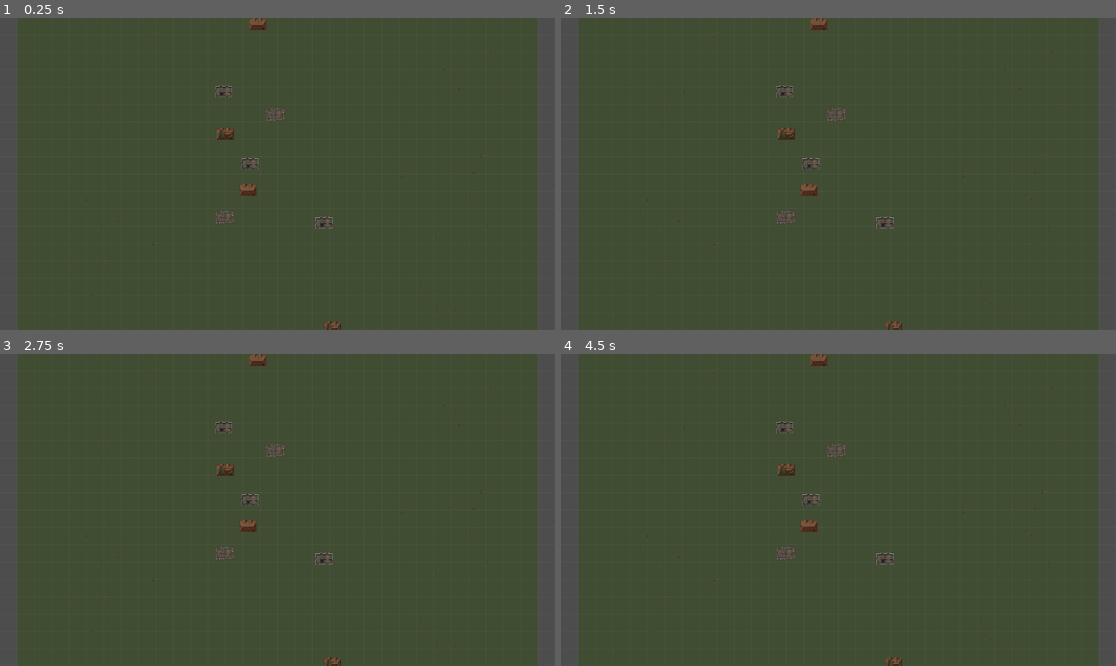
Above: before the commit, frames 1-4 (two rows, left to right).
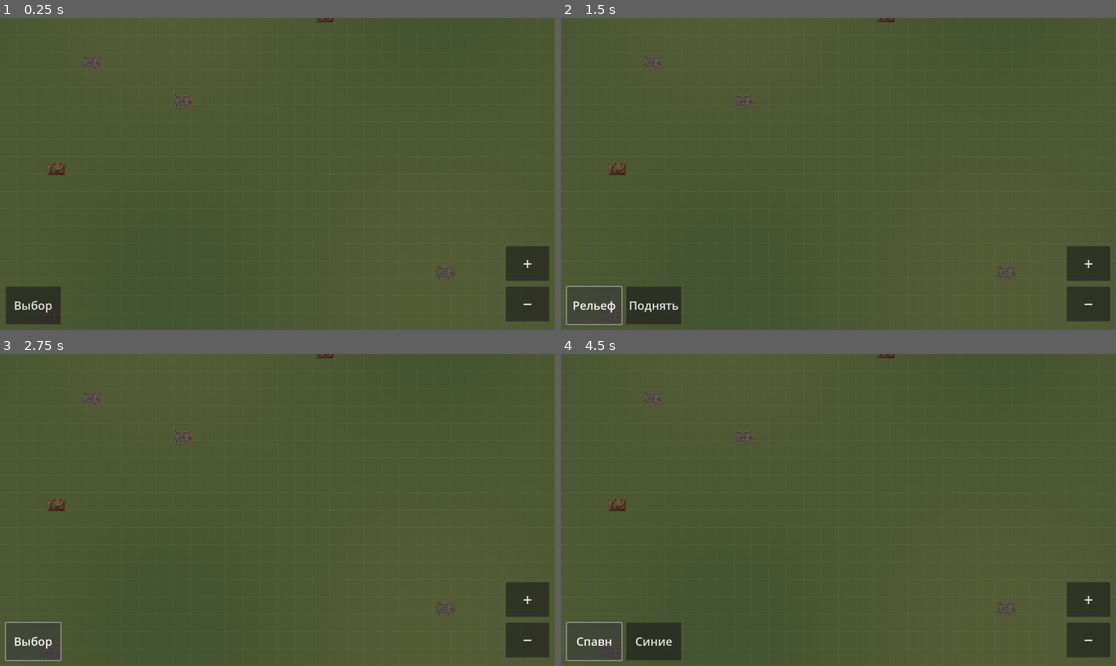
Above: after the commit, the same moments.

Repository: tryk32883-lab/tactical-war
Game: Godot game, scene res://scenes/main.tscn
The game is run twice, just before and just after one commit, with the same random seed, the same clock (stepped at 60 frames per second) and the same inputs.
Inputs (mouse positions are in pixels of both pictures, inside the frame that each line leads up to):
- Up to frame 1 (0.25 s): no input
- Up to frame 2 (1.5 s): click (594, 305) at 0.5 s, where only the run after the commit has a clickable "Выбор"; click (594, 305) at 1.25 s, where only the run after the commit has a clickable "Спавн"
- Up to frame 3 (2.75 s): click (33, 641) at 2 s, where only the run after the commit has a clickable "Рельеф"
- Up to frame 4 (4.5 s): click (1088, 600) at 2.75 s, where only the run after the commit has a clickable "+"; click (1088, 641) at 3.5 s, where only the run after the commit has a clickable "−"; click (594, 641) at 4.25 s, where only the run after the commit has a clickable "Выбор"

The runs differ from the first frame. In frame 1, 9.2% of the frame differs, in the area x 0-100%, y 0-100%; in frame 2, 9.4%; in frame 3, 8.2%; in frame 4, 9.4%.

Commit message:
Update main.gd

Diff:
--- a/scripts/main.gd
+++ b/scripts/main.gd
@@ -1,32 +1,51 @@
 extends Node2D
 
-# Срез: карта 300 x 300 м, пехота и дома.
-# 1 метр = PX пикселей мира.
+# Тактика: карта 600 x 600 м. 1 метр = PX пикселей мира.
 
 const PX: float = 4.0
-const MAP_SIZE: float = 300.0
-const SOLDIERS_PER_TEAM: int = 50
-const SPEED: float = 3.0
-const SELECT_RADIUS: float = 3.0
+const MAP_SIZE: float = 600.0
 const GRID_STEP: float = 10.0
 const TAP_MAX_MOVE: float = 15.0
-const CHUNK_SIZE: float = 50.0
+const SELECT_RADIUS: float = 3.0
+const SPEED: float = 3.0
 const SPRITE_SIZE: float = 14.0
 const FRAME_TIME: float = 0.12
-const HOUSE_COUNT: int = 12
+const START_PER_TEAM: int = 50
+const MAX_SOLDIERS: int = 600
+const SPAWN_INTERVAL: float = 0.12
+const CHUNK: float = 20.0
+const SHOOT_RANGE: float = 40.0
+const SHOOT_COOLDOWN: float = 0.8
+const HIT_CHANCE: float = 0.25
+const TRACER_EVERY: int = 4
+const TRACER_MAX: int = 200
+const TRACER_SPEED: float = 2.5
+const BUCKET_REBUILD: float = 0.25
+
+const TERRAIN_CELL: float = 3.0
+const TERRAIN_N: int = 200
+const HEIGHT_MIN: float = -8.0
+const HEIGHT_MAX: float = 12.0
+const BRUSH_RADIUS: float = 6.0
+const BRUSH_RATE: float = 6.0
+
+const HOUSE_COUNT: int = 20
+const HOUSE_W_M: float = 13.0
+const HOUSE_H_M: float = 10.0
+const HOUSE_W: float = 104.0
+const HOUSE_H: float = 80.0
+
+const MIN_ZOOM: float = 0.25
+const MAX_ZOOM: float = 64.0
+const SHARP_ZOOM: float = 4.0
+const BUTTON_ZOOM_STEP: float = 1.6
 
 const INFANTRY_TEX_PATH: String = "res://assets/infantry.png"
 const HOUSE_TEX_PATH: String = "res://assets/house_tiles.png"
 const CELL: float = 64.0
-const HOUSE_W: float = 104.0
-const HOUSE_H: float = 80.0
-const HOUSE_SCALE: float = 0.5
-
-# Кадры листа (колонка, строка), считаем с нуля.
+
 const STAND_ARMED: Vector2i = Vector2i(5, 8)
 const PRONE_ARMED: Vector2i = Vector2i(0, 7)
-const SHOOT_PRONE: Vector2i = Vector2i(0, 8)
-const SUPPRESSED: Vector2i = Vector2i(5, 0)
 const DEAD: Vector2i = Vector2i(5, 2)
 const WALK_ARMED: Array = [
 	Vector2i(0, 9), Vector2i(1, 9), Vector2i(2, 9),
@@ -41,23 +60,42 @@
 	Vector2i(3, 1), Vector2i(4, 1), Vector2i(5, 1),
 ]
 
+const MODE_NAMES: Array = ["Выбор", "Спавн", "Рельеф"]
+
 var cam: Camera2D
 var infantry_tex: Texture2D
 var house_tex: Texture2D
+var terrain_img: Image
+var terrain_tex: ImageTexture
+var terrain: PackedFloat32Array = PackedFloat32Array()
+var terrain_dirty: bool = false
 var soldiers: Array = []
 var houses: Array = []
+var tracers: Array = []
+var buckets: Dictionary = {}
+var bucket_timer: float = 0.0
 var touches: Dictionary = {}
 var moved_during_touch: float = 0.0
 var last_pinch_dist: float = 0.0
+var mode_index: int = 0
+var spawn_team: int = 0
+var brush_sign: float = 1.0
+var brushing: bool = false
+var brush_pos: Vector2 = Vector2.ZERO
+var spawn_timer: float = 0.0
+var mode_btn: Button
+var extra_btn: Button
 
 
 func _ready() -> void:
 	infantry_tex = load(INFANTRY_TEX_PATH) as Texture2D
 	house_tex = load(HOUSE_TEX_PATH) as Texture2D
 	if infantry_tex == null:
-		push_error("Нет спрайта пехоты: " + INFANTRY_TEX_PATH)
+		push_error("Нет спрайта пехоты")
 	if house_tex == null:
-		push_error("Нет спрайтов домов: " + HOUSE_TEX_PATH)
+		push_error("Нет спрайтов домов")
+
+	_init_terrain()
 
 	cam = Camera2D.new()
 	cam.position = Vector2(MAP_SIZE, MAP_SIZE) * PX * 0.5
@@ -65,113 +103,315 @@
 	add_child(cam)
 	cam.make_current()
 
+	_make_ui()
+
 	for team in [0, 1]:
-		for i in SOLDIERS_PER_TEAM:
-			var x: float
-			if team == 0:
-				x = randf_range(20.0, 80.0)
-			else:
-				x = randf_range(220.0, 280.0)
-			var y: float = randf_range(20.0, 280.0)
-			var r: float = randf()
-			var st: String = "stand"
-			if r < 0.02:
-				st = "dead"
-			elif r < 0.06:
-				st = "wounded"
-			elif r < 0.12:
-				st = "suppressed"
-			elif r < 0.20:
-				st = "prone"
-			soldiers.append({
-				"pos": Vector2(x, y),
-				"target": Vector2.ZERO,
-				"has_target": false,
-				"team": team,
-				"selected": false,
-				"state": st,
-				"anim_t": randf() * 2.0,
-			})
+		for i in START_PER_TEAM:
+			var x: float = randf_range(40.0, 120.0) if team == 0 else randf_range(480.0, 560.0)
+			_spawn_soldier(Vector2(x, randf_range(60.0, 540.0)), team)
 
 	for i in HOUSE_COUNT:
+		var variant: int = [0, 2, 3][i % 3]
 		houses.append({
-			"pos": Vector2(randf_range(110.0, 190.0), randf_range(20.0, 280.0)),
-			"variant": i % 4,
+			"pos": Vector2(randf_range(160.0, 440.0), randf_range(60.0, 540.0)),
+			"variant": variant,
+			"occ0": 0,
+			"occ1": 0,
 		})
 
 
-func chunk_of(p: Vector2) -> Vector2i:
-	return Vector2i(floor(p.x / CHUNK_SIZE), floor(p.y / CHUNK_SIZE))
+func _init_terrain() -> void:
+	terrain.resize(TERRAIN_N * TERRAIN_N)
+	for y in TERRAIN_N:
+		for x in TERRAIN_N:
+			var wx: float = (x + 0.5) * TERRAIN_CELL
+			var wy: float = (y + 0.5) * TERRAIN_CELL
+			terrain[y * TERRAIN_N + x] = 2.5 * sin(wx * 0.02) * cos(wy * 0.017)
+	terrain_img = Image.create(TERRAIN_N, TERRAIN_N, false, Image.FORMAT_RGBA8)
+	for y in TERRAIN_N:
+		for x in TERRAIN_N:
+			terrain_img.set_pixel(x, y, _height_color(terrain[y * TERRAIN_N + x]))
+	terrain_tex = ImageTexture.create_from_image(terrain_img)
+
+
+func _height_color(h: float) -> Color:
+	var t: float = clamp((h - HEIGHT_MIN) / (HEIGHT_MAX - HEIGHT_MIN), 0.0, 1.0)
+	return Color(0.2 + 0.25 * t, 0.3 + 0.12 * t, 0.17 + 0.08 * t)
+
+
+func _height_at(p: Vector2) -> float:
+	var cx: int = clamp(int(floor(p.x / TERRAIN_CELL)), 0, TERRAIN_N - 1)
+	var cy: int = clamp(int(floor(p.y / TERRAIN_CELL)), 0, TERRAIN_N - 1)
+	return terrain[cy * TERRAIN_N + cx]
+
+
+func _apply_brush(p: Vector2, delta: float) -> void:
+	var cx: int = int(floor(p.x / TERRAIN_CELL))
+	var cy: int = int(floor(p.y / TERRAIN_CELL))
+	var r: int = int(ceil(BRUSH_RADIUS / TERRAIN_CELL))
+	for dy in range(-r, r + 1):
+		for dx in range(-r, r + 1):
+			var x: int = cx + dx
+			var y: int = cy + dy
+			if x < 0 or y < 0 or x >= TERRAIN_N or y >= TERRAIN_N:
+				continue
+			var center: Vector2 = Vector2((x + 0.5) * TERRAIN_CELL, (y + 0.5) * TERRAIN_CELL)
+			var d: float = center.distance_to(p)
+			if d > BRUSH_RADIUS:
+				continue
+			var w: float = 1.0 - d / BRUSH_RADIUS
+			var idx: int = y * TERRAIN_N + x
+			var h: float = clamp(terrain[idx] + brush_sign * BRUSH_RATE * w * delta, HEIGHT_MIN, HEIGHT_MAX)
+			terrain[idx] = h
+			terrain_img.set_pixel(x, y, _height_color(h))
+	terrain_dirty = true
+
+
+func _spawn_soldier(p: Vector2, team: int) -> void:
+	soldiers.append({
+		"pos": p,
+		"target": p,
+		"has_target": false,
+		"team": team,
+		"selected": false,
+		"hp": 100.0,
+		"prone": randf() < 0.1,
+		"anim_t": randf() * 2.0,
+		"cd": randf() * SHOOT_COOLDOWN,
+		"shots": 0,
+		"order": "",
+		"house": -1,
+		"inside": -1,
+	})
+
+
+func _state_of(s: Dictionary) -> String:
+	if float(s["hp"]) <= 0.0:
+		return "dead"
+	if float(s["hp"]) < 50.0:
+		return "wounded"
+	return "stand"
 
 
 func get_frames(s: Dictionary) -> Array:
+	var st: String = _state_of(s)
 	var moving: bool = s["has_target"]
-	match s["state"]:
-		"dead":
-			return [DEAD]
-		"wounded":
-			return WOUNDED
-		"prone":
-			if moving:
-				return CRAWL_ARMED
-			return [PRONE_ARMED]
-		"suppressed":
-			if moving:
-				return CRAWL_ARMED
-			return [SUPPRESSED]
-		_:
-			if moving:
-				return WALK_ARMED
-			return [STAND_ARMED]
+	if st == "dead":
+		return [DEAD]
+	if st == "wounded":
+		return WOUNDED
+	if s["prone"]:
+		if moving:
+			return CRAWL_ARMED
+		return [PRONE_ARMED]
+	if moving:
+		return WALK_ARMED
+	return [STAND_ARMED]
 
 
 func _process(delta: float) -> void:
+	var want: int = CanvasItem.TEXTURE_FILTER_NEAREST if cam.zoom.x >= SHARP_ZOOM else CanvasItem.TEXTURE_FILTER_LINEAR
+	if texture_filter != want:
+		texture_filter = want
+
+	if brushing:
+		if mode_index == 2:
+			_apply_brush(brush_pos, delta)
+		elif mode_index == 1:
+			spawn_timer -= delta
+			if spawn_timer <= 0.0 and soldiers.size() < MAX_SOLDIERS:
+				_spawn_soldier(brush_pos, spawn_team)
+				spawn_timer = SPAWN_INTERVAL
+
+	if terrain_dirty:
+		terrain_tex.update(terrain_img)
+		terrain_dirty = false
+
+	_update_orders(delta)
+	_update_tracers(delta)
+
+	bucket_timer -= delta
+	if bucket_timer <= 0.0:
+		_rebuild_buckets()
+		bucket_timer = BUCKET_REBUILD
+
+	_update_shooting(delta)
+	_count_occupants()
+
 	for s in soldiers:
 		s["anim_t"] = float(s["anim_t"]) + delta
+	queue_redraw()
+
+
+func _update_orders(delta: float) -> void:
+	for s in soldiers:
 		if not s["has_target"]:
 			continue
 		var pos: Vector2 = s["pos"] as Vector2
 		var target: Vector2 = s["target"] as Vector2
-		var to_target: Vector2 = target - pos
-		var step: float = SPEED * delta
-		if to_target.length() <= step:
+		var to_t: Vector2 = target - pos
+		var dist: float = to_t.length()
+		var dir: Vector2 = Vector2.ZERO
+		if dist > 0.001:
+			dir = to_t / dist
+		var h0: float = _height_at(pos)
+		var h1: float = _height_at(pos + dir * TERRAIN_CELL)
+		var slope: float = (h1 - h0) / TERRAIN_CELL
+		var mult: float = clamp(1.0 - slope * 0.8, 0.3, 1.3)
+		var step: float = SPEED * mult * delta
+		if dist <= step:
 			s["pos"] = target
 			s["has_target"] = false
+			if s["order"] == "enter":
+				s["inside"] = s["house"]
+				s["order"] = ""
 		else:
-			s["pos"] = pos + to_target.normalized() * step
-	queue_redraw()
+			s["pos"] = pos + dir * step
+
+
+func _update_tracers(delta: float) -> void:
+	for i in range(tracers.size() - 1, -1, -1):
+		var tr: Dictionary = tracers[i]
+		tr["t"] = float(tr["t"]) + delta * TRACER_SPEED
+		if float(tr["t"]) > 1.3:
+			tracers.remove_at(i)
+
+
+func _bucket_key(p: Vector2) -> Vector2i:
+	return Vector2i(int(floor(p.x / CHUNK)), int(floor(p.y / CHUNK)))
+
+
+func _rebuild_buckets() -> void:
+	buckets.clear()
+	for i in soldiers.size():
+		var s: Dictionary = soldiers[i]
+		if s["inside"] >= 0 or float(s["hp"]) <= 0.0:
+			continue
+		var k: Vector2i = _bucket_key(s["pos"] as Vector2)
+		if not buckets.has(k):
+			buckets[k] = []
+		buckets[k].append(i)
+
+
+func _find_enemy(i: int) -> int:
+	var me: Dictionary = soldiers[i]
+	var my_pos: Vector2 = me["pos"] as Vector2
+	var best: int = -1
+	var best_d: float = SHOOT_RANGE * SHOOT_RANGE
+	var bk: Vector2i = _bucket_key(my_pos)
+	for dy in range(-2, 3):
+		for dx in range(-2, 3):
+			var k: Vector2i = bk + Vector2i(dx, dy)
+			if not buckets.has(k):
+				continue
+			for j in buckets[k]:
+				var o: Dictionary = soldiers[j]
+				if o["team"] == me["team"]:
+					continue
+				if float(o["hp"]) <= 0.0 or o["inside"] >= 0:
+					continue
+				var d: float = (o["pos"] as Vector2).distance_squared_to(my_pos)
+				if d < best_d:
+					best_d = d
+					best = j
+	return best
+
+
+func _update_shooting(delta: float) -> void:
+	for i in soldiers.size():
+		var s: Dictionary = soldiers[i]
+		s["cd"] = max(0.0, float(s["cd"]) - delta)
+		if float(s["cd"]) > 0.0 or s["inside"] >= 0 or float(s["hp"]) <= 0.0:
+			continue
+		var target: int = _find_enemy(i)
+		if target < 0:
+			continue
+		s["cd"] = SHOOT_COOLDOWN * (0.7 + randf() * 0.6)
+		s["shots"] = int(s["shots"]) + 1
+		var a: Vector2 = s["pos"] as Vector2
+		var t: Dictionary = soldiers[target]
+		var b: Vector2 = t["pos"] as Vector2
+		if int(s["shots"]) % TRACER_EVERY == 0:
+			_add_tracer(a, b)
+		if randf() < HIT_CHANCE:
+			t["hp"] = float(t["hp"]) - randf_range(15.0, 35.0)
+
+
+func _add_tracer(a: Vector2, b: Vector2) -> void:
+	if tracers.size() >= TRACER_MAX:
+		tracers.pop_front()
+	tracers.append({"a": a, "b": b, "t": 0.0})
+
+
+func _count_occupants() -> void:
+	for h in houses:
+		h["occ0"] = 0
+		h["occ1"] = 0
+	for s in soldiers:
+		if s["inside"] < 0 or float(s["hp"]) <= 0.0:
+			continue
+		var h: Dictionary = houses[s["inside"]]
+		if s["team"] == 0:
+			h["occ0"] = int(h["occ0"]) + 1
+		else:
+			h["occ1"] = int(h["occ1"]) + 1
+
+
+func _house_rect_m(h: Dictionary) -> Rect2:
+	var size: Vector2 = Vector2(HOUSE_W_M, HOUSE_H_M)
+	return Rect2((h["pos"] as Vector2) - size * 0.5, size)
+
+
+func _house_door(h: Dictionary) -> Vector2:
+	var p: Vector2 = h["pos"] as Vector2
+	return Vector2(p.x, p.y + HOUSE_H_M * 0.5 + 0.5)
+
+
+func _team_color(team: int) -> Color:
+	return Color(0.2, 0.5, 1.0) if team == 0 else Color(1.0, 0.3, 0.3)
 
 
 func _draw() -> void:
 	var view_size: Vector2 = get_viewport_rect().size / cam.zoom
 	var view: Rect2 = Rect2(cam.position - view_size * 0.5, view_size)
-	var map_rect: Rect2 = Rect2(0.0, 0.0, MAP_SIZE * PX, MAP_SIZE * PX)
-
-	draw_rect(map_rect, Color(0.25, 0.3, 0.2))
+	var map_px: float = MAP_SIZE * PX
+
+	draw_texture_rect(terrain_tex, Rect2(0.0, 0.0, map_px, map_px), false)
 
 	var grid_col: Color = Color(1, 1, 1, 0.05)
 	var step_px: float = GRID_STEP * PX
-	var x: float = floor(view.position.x / step_px) * step_px
-	while x <= view.end.x:
-		draw_line(Vector2(x, view.position.y), Vector2(x, view.end.y), grid_col)
-		x += step_px
-	var y: float = floor(view.position.y / step_px) * step_px
-	while y <= view.end.y:
-		draw_line(Vector2(view.position.x, y), Vector2(view.end.x, y), grid_col)
-		y += step_px
+	var gx: float = floor(view.position.x / step_px) * step_px
+	while gx <= view.end.x:
+		draw_line(Vector2(gx, view.position.y), Vector2(gx, view.end.y), grid_col)
+		gx += step_px
+	var gy: float = floor(view.position.y / step_px) * step_px
+	while gy <= view.end.y:
+		draw_line(Vector2(view.position.x, gy), Vector2(view.end.x, gy), grid_col)
+		gy += step_px
 
 	if house_tex != null:
 		for h in houses:
-			var hp: Vector2 = (h["pos"] as Vector2) * PX
-			var size: Vector2 = Vector2(HOUSE_W, HOUSE_H) * HOUSE_SCALE
-			if not view.grow(size.length()).has_point(hp):
+			var rp: Rect2 = Rect2(_house_rect_m(h).position * PX, _house_rect_m(h).size * PX)
+			if not view.intersects(rp):
 				continue
-			var v: int = h["variant"]
+			var v: int = int(h["variant"])
+			if int(h["occ0"]) + int(h["occ1"]) > 0:
+				v = 1
 			var src: Rect2 = Rect2((v % 2) * HOUSE_W, (v / 2) * HOUSE_H, HOUSE_W, HOUSE_H)
-			var dest: Rect2 = Rect2(hp - size * 0.5, size)
-			draw_texture_rect_region(house_tex, dest, src)
+			draw_texture_rect_region(house_tex, rp, src)
+
+	for i in soldiers.size():
+		var s: Dictionary = soldiers[i]
+		if s["inside"] < 0 or float(s["hp"]) <= 0.0:
+			continue
+		var hi: Dictionary = houses[s["inside"]]
+		var off: Vector2 = Vector2(float(i % 4) * 2.5 - 3.75, float((i / 4) % 3) * 2.5 - 2.5)
+		var ip: Vector2 = ((hi["pos"] as Vector2) + off) * PX
+		draw_circle(ip, 2.0, _team_color(int(s["team"])))
 
 	for s in soldiers:
+		if s["inside"] >= 0:
+			continue
 		var p: Vector2 = (s["pos"] as Vector2) * PX
 		if not view.grow(20.0).has_point(p):
 			continue
@@ -183,13 +423,25 @@
 			var dest_s: Rect2 = Rect2(p - Vector2.ONE * SPRITE_SIZE * 0.5, Vector2.ONE * SPRITE_SIZE)
 			draw_texture_rect_region(infantry_tex, dest_s, src_s)
 		else:
-			var color: Color = Color(0.2, 0.5, 1.0) if s["team"] == 0 else Color(1.0, 0.3, 0.3)
-			draw_circle(p, 0.4 * PX, color)
+			draw_circle(p, 1.6, _team_color(int(s["team"])))
+		draw_circle(p + Vector2(0.0, SPRITE_SIZE * 0.45), 1.5, _team_color(int(s["team"])))
 		if s["has_target"]:
-			var t: Vector2 = (s["target"] as Vector2) * PX
-			draw_line(p, t, Color(1, 1, 1, 0.3), 1.0)
+			draw_line(p, (s["target"] as Vector2) * PX, Color(1, 1, 1, 0.25), 1.0)
 		if s["selected"]:
 			draw_arc(p, SPRITE_SIZE * 0.6, 0.0, TAU, 16, Color(1, 1, 0), 1.5)
+
+	for tr in tracers:
+		var a: Vector2 = (tr["a"] as Vector2) * PX
+		var b: Vector2 = (tr["b"] as Vector2) * PX
+		var tt: float = float(tr["t"])
+		var head: Vector2 = a.lerp(b, clamp(tt, 0.0, 1.0))
+		var tail: Vector2 = a.lerp(b, clamp(tt - 0.25, 0.0, 1.0))
+		draw_line(tail, head, Color(1.0, 0.45, 0.1, 0.9), 1.2)
+		draw_circle(head, 1.2, Color(1.0, 0.95, 0.6))
+
+
+func _screen_to_world_m(screen_pos: Vector2) -> Vector2:
+	return (get_viewport().get_canvas_transform().affine_inverse() * screen_pos) / PX
 
 
 func _unhandled_input(event: InputEvent) -> void:
@@ -197,66 +449,189 @@
 		var t: InputEventScreenTouch = event as InputEventScreenTouch
 		if t.pressed:
 			touches[t.index] = t.position
+			last_pinch_dist = 0.0
 			if touches.size() == 1:
 				moved_during_touch = 0.0
-			last_pinch_dist = 0.0
+				brush_pos = _screen_to_world_m(t.position)
+				if mode_index != 0:
+					brushing = true
+					spawn_timer = 0.0
+			else:
+				brushing = false
 		else:
 			var was_single: bool = touches.size() == 1
 			touches.erase(t.index)
 			last_pinch_dist = 0.0
-			if was_single and moved_during_touch < TAP_MAX_MOVE:
-				_handle_tap(t.position)
+			brushing = false
+			if was_single and mode_index == 0 and moved_during_touch < TAP_MAX_MOVE:
+				_handle_select_tap(_screen_to_world_m(t.position))
 	elif event is InputEventScreenDrag:
 		var d: InputEventScreenDrag = event as InputEventScreenDrag
 		touches[d.index] = d.position
 		if touches.size() == 1:
-			cam.position -= d.relative / cam.zoom
 			moved_during_touch += d.relative.length()
+			if mode_index != 0:
+				brush_pos = _screen_to_world_m(d.position)
+			else:
+				cam.position -= d.relative / cam.zoom
 		elif touches.size() == 2:
 			var keys: Array = touches.keys()
 			var p0: Vector2 = touches[keys[0]]
 			var p1: Vector2 = touches[keys[1]]
 			var dist: float = (p0 - p1).length()
 			if last_pinch_dist > 0.0 and dist > 0.0:
-				var z: float = dist / last_pinch_dist
-				cam.zoom = (cam.zoom * z).clamp(Vector2(0.5, 0.5), Vector2(4.0, 4.0))
+				_zoom_by(dist / last_pinch_dist)
 			last_pinch_dist = dist
-
-
-func _handle_tap(screen_pos: Vector2) -> void:
-	var world: Vector2 = get_viewport().get_canvas_transform().affine_inverse() * screen_pos
-	var world_m: Vector2 = world / PX
-
-	var hit: int = -1
+			cam.position -= d.relative / cam.zoom
+
+
+func _handle_select_tap(world_m: Vector2) -> void:
 	for i in soldiers.size():
 		var s: Dictionary = soldiers[i]
-		if s["team"] != 0 or s["state"] == "dead":
-			continue
-		var spos: Vector2 = s["pos"] as Vector2
-		if spos.distance_to(world_m) <= SELECT_RADIUS:
-			hit = i
-			break
-	if hit >= 0:
-		_clear_selection()
-		soldiers[hit]["selected"] = true
+		if s["team"] != 0 or s["inside"] >= 0 or float(s["hp"]) <= 0.0:
+			continue
+		if (s["pos"] as Vector2).distance_to(world_m) <= SELECT_RADIUS:
+			_clear_selection()
+			s["selected"] = true
+			return
+
+	for hi in houses.size():
+		var h: Dictionary = houses[hi]
+		if _house_rect_m(h).has_point(world_m):
+			_house_tap(hi)
+			return
+
+	_move_selected(world_m)
+
+
+func _house_tap(hi: int) -> void:
+	var h: Dictionary = houses[hi]
+	var selected: Array = _selected_outside()
+	if not selected.is_empty():
+		var door: Vector2 = _house_door(h)
+		var cols: int = int(ceil(sqrt(float(selected.size()))))
+		for n in selected.size():
+			var idx: int = selected[n]
+			var s: Dictionary = soldiers[idx]
+			s["order"] = "enter"
+			s["house"] = hi
+			s["target"] = door + Vector2(float(n % cols) - cols * 0.5, float(n / cols)) * 1.2
+			s["has_target"] = true
 		return
 
-	var selected: Array = []
 	for i in soldiers.size():
 		var s2: Dictionary = soldiers[i]
-		if s2["selected"] and s2["state"] != "dead" and s2["state"] != "wounded":
-			selected.append(i)
+		if s2["inside"] == hi and s2["team"] == 0 and float(s2["hp"]) > 0.0:
+			s2["inside"] = -1
+			s2["pos"] = _house_door(h) + Vector2(randf_range(-1.5, 1.5), 1.0)
+			s2["target"] = s2["pos"]
+			s2["has_target"] = false
+
+
+func _selected_outside() -> Array:
+	var out: Array = []
+	for i in soldiers.size():
+		var s: Dictionary = soldiers[i]
+		if s["selected"] and s["inside"] < 0 and float(s["hp"]) > 0.0:
+			out.append(i)
+	return out
+
+
+func _move_selected(world_m: Vector2) -> void:
+	var selected: Array = _selected_outside()
 	if selected.is_empty():
 		return
-
 	var cols: int = int(ceil(sqrt(float(selected.size()))))
 	for n in selected.size():
 		var idx: int = selected[n]
-		var offset: Vector2 = Vector2(float(n % cols), float(n / cols)) * 1.5
-		soldiers[idx]["target"] = world_m + offset - Vector2(float(cols), float(cols)) * 0.75
-		soldiers[idx]["has_target"] = true
+		var s: Dictionary = soldiers[idx]
+		s["order"] = ""
+		s["house"] = -1
+		s["target"] = world_m + Vector2(float(n % cols), float(n / cols)) * 1.5 - Vector2(float(cols), float(cols)) * 0.75
+		s["has_target"] = true
 
 
 func _clear_selection() -> void:
 	for s in soldiers:
 		s["selected"] = false
+
+
+func _zoom_by(factor: float) -> void:
+	var z: float = clamp(cam.zoom.x * factor, MIN_ZOOM, MAX_ZOOM)
+	cam.zoom = Vector2(z, z)
+
+
+func _make_ui() -> void:
+	var layer := CanvasLayer.new()
+	layer.layer = 10
+	add_child(layer)
+
+	var left := HBoxContainer.new()
+	left.set_anchors_and_offsets_preset(Control.PRESET_BOTTOM_LEFT)
+	left.offset_left = 20.0
+	left.offset_top = -150.0
+	left.offset_right = 520.0
+	left.offset_bottom = -20.0
+	left.add_theme_constant_override("separation", 16)
+	layer.add_child(left)
+
+	mode_btn = _make_button("Выбор", Vector2(190, 120), 40)
+	mode_btn.pressed.connect(_on_mode_pressed)
+	left.add_child(mode_btn)
+
+	extra_btn = _make_button("", Vector2(190, 120), 40)
+	extra_btn.pressed.connect(_on_extra_pressed)
+	left.add_child(extra_btn)
+
+	var right := VBoxContainer.new()
+	right.set_anchors_and_offsets_preset(Control.PRESET_BOTTOM_RIGHT)
+	right.offset_left = -170.0
+	right.offset_top = -290.0
+	right.offset_right = -20.0
+	right.offset_bottom = -20.0
+	right.add_theme_constant_override("separation", 20)
+	layer.add_child(right)
+
+	var plus: Button = _make_button("+", Vector2(150, 120), 56)
+	plus.pressed.connect(func(): _zoom_by(BUTTON_ZOOM_STEP))
+	right.add_child(plus)
+
+	var minus: Button = _make_button("−", Vector2(150, 120), 56)
+	minus.pressed.connect(func(): _zoom_by(1.0 / BUTTON_ZOOM_STEP))
+	right.add_child(minus)
+
+	_update_buttons()
+
+
+func _make_button(text: String, min_size: Vector2, font_size: int) -> Button:
+	var b := Button.new()
+	b.text = text
+	b.custom_minimum_size = min_size
+	b.add_theme_font_size_override("font_size", font_size)
+	return b
+
+
+func _on_mode_pressed() -> void:
+	mode_index = (mode_index + 1) % 3
+	brushing = false
+	_update_buttons()
+
+
+func _on_extra_pressed() -> void:
+	if mode_index == 1:
+		spawn_team = 1 - spawn_team
+	elif mode_index == 2:
+		brush_sign = -brush_sign
+	_update_buttons()
+
+
+func _update_buttons() -> void:
+	mode_btn.text = MODE_NAMES[mode_index]
+	if mode_index == 1:
+		extra_btn.visible = true
+		extra_btn.text = "Синие" if spawn_team == 0 else "Красные"
+	elif mode_index == 2:
+		extra_btn.visible = true
+		extra_btn.text = "Поднять" if brush_sign > 0.0 else "Опустить"
+	else:
+		extra_btn.visible = false
